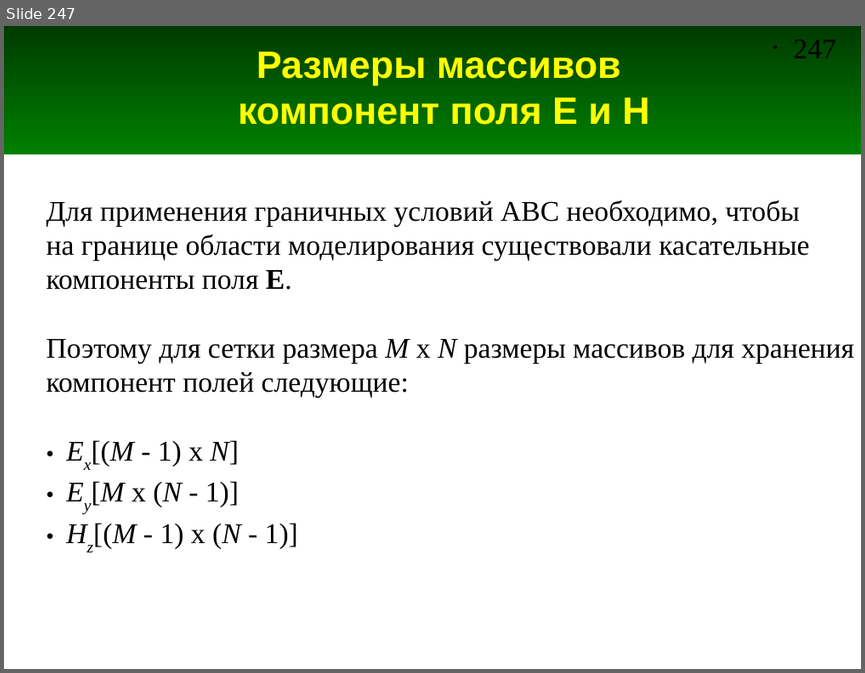
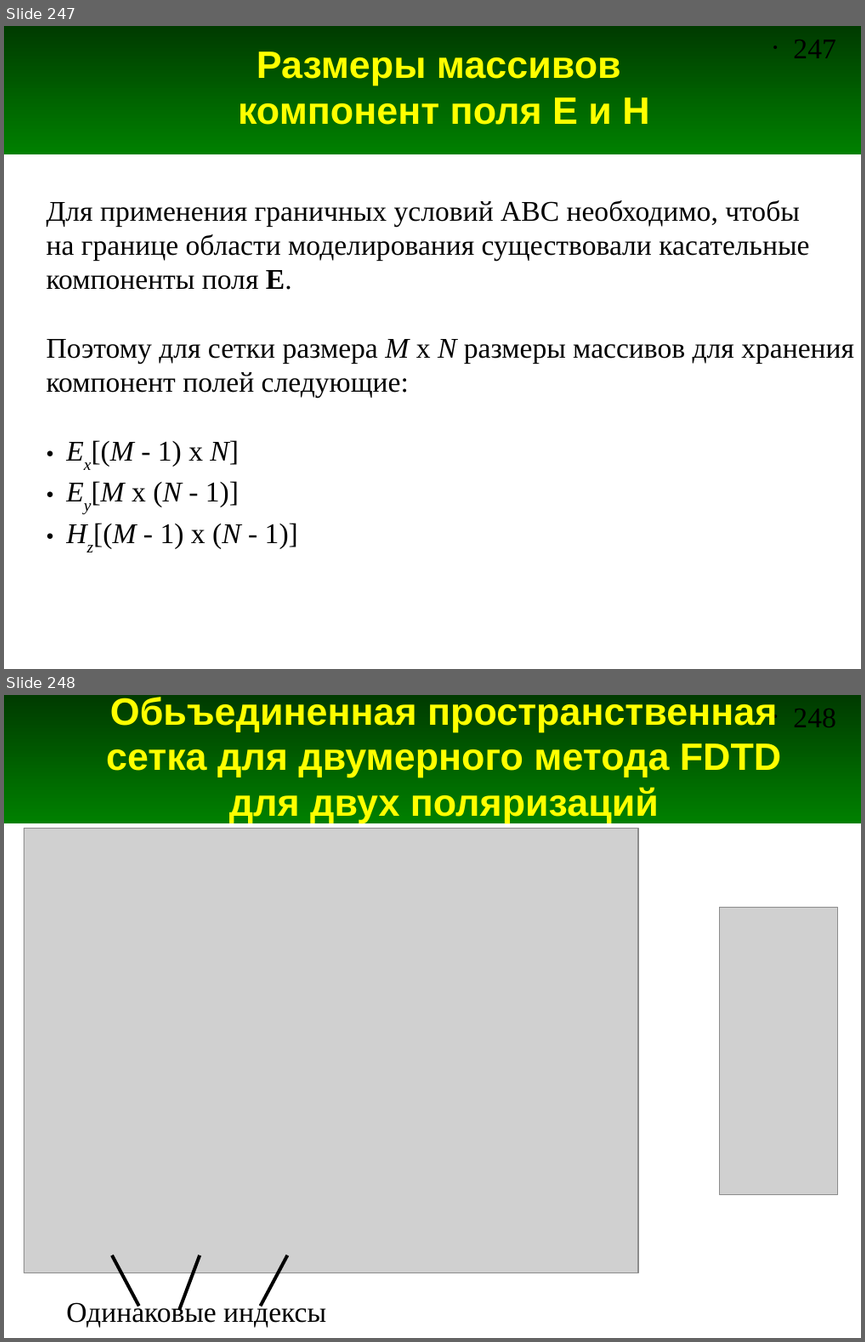
Before and after one commit to andris0147sv/modelling, a slide deck: presentations/2. FDTD.odp. Shown one above the other, each under a label of ours: slide 247 before the commit, slides 247 and 248 after it. The pictures are 865x673 and 865x1342 pixels, drawn with LibreOffice and Linux fonts; fonts in the diff are those of the drawing; grey boxes stand for pictures. Boxes give left, top, right and bottom in pixels: in the first picture for what was removed or moved away, otherwise in the second. Text is boxed around its words. In the diff, an @@ line names an element or a change of style, - is before the commit and + after.

```diff
--- a/presentations/2. FDTD.odp
+++ b/presentations/2. FDTD.odp
@@ slide 248 added at (4,695,861,1338), background #FFFFFF; not listed: 2 template elements that a slide beside it also shows @@
@@ title added at (106,697,781,823), 32 pt, text #FFFF00, bold @@
+Обьъединенная пространственная сетка для двумерного метода FDTD для двух поляризаций
@@ picture added at (24,828,639,1273) @@
@@ picture added at (720,907,838,1195) @@
@@ line added from (112, 1255) to (138, 1306), #000000 2.83 pt @@
@@ line added from (200, 1255) to (180, 1310), #000000 2.83 pt @@
@@ line added from (288, 1255) to (260, 1306), #000000 2.83 pt @@
@@ text added at (66,1299,326,1327), 24 pt, text #000000 @@
+Одинаковые индексы
```
Also in this commit, not shown: 2 other slides added, 2 other files.
